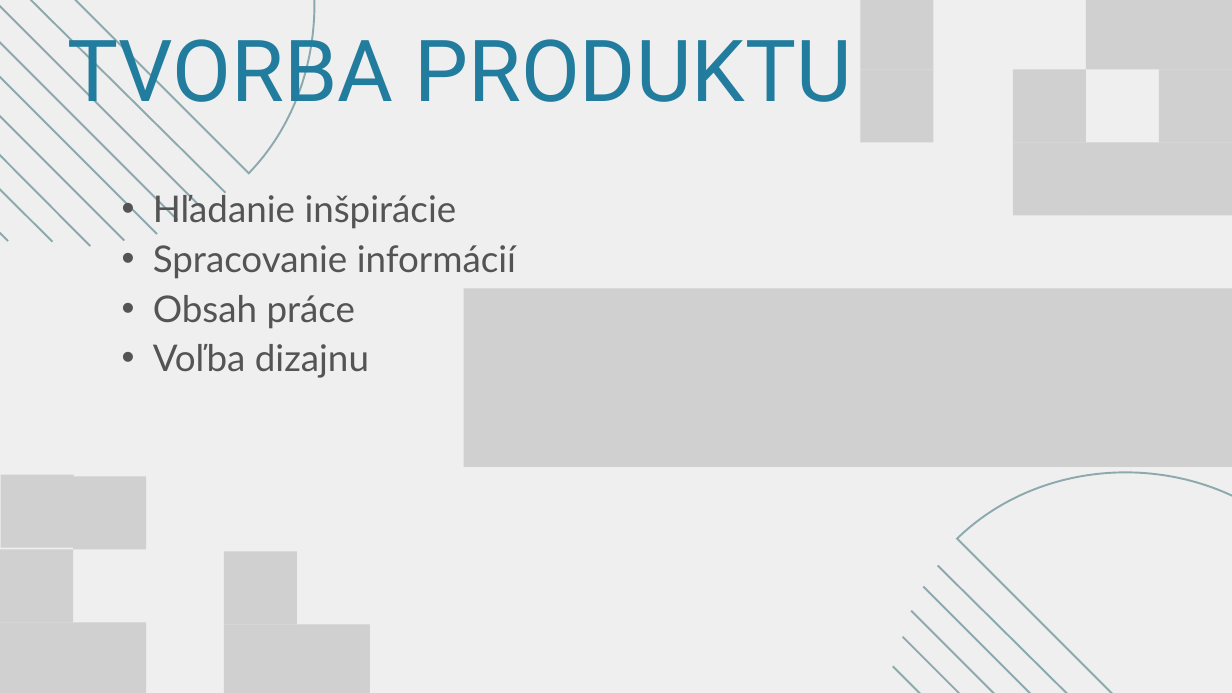
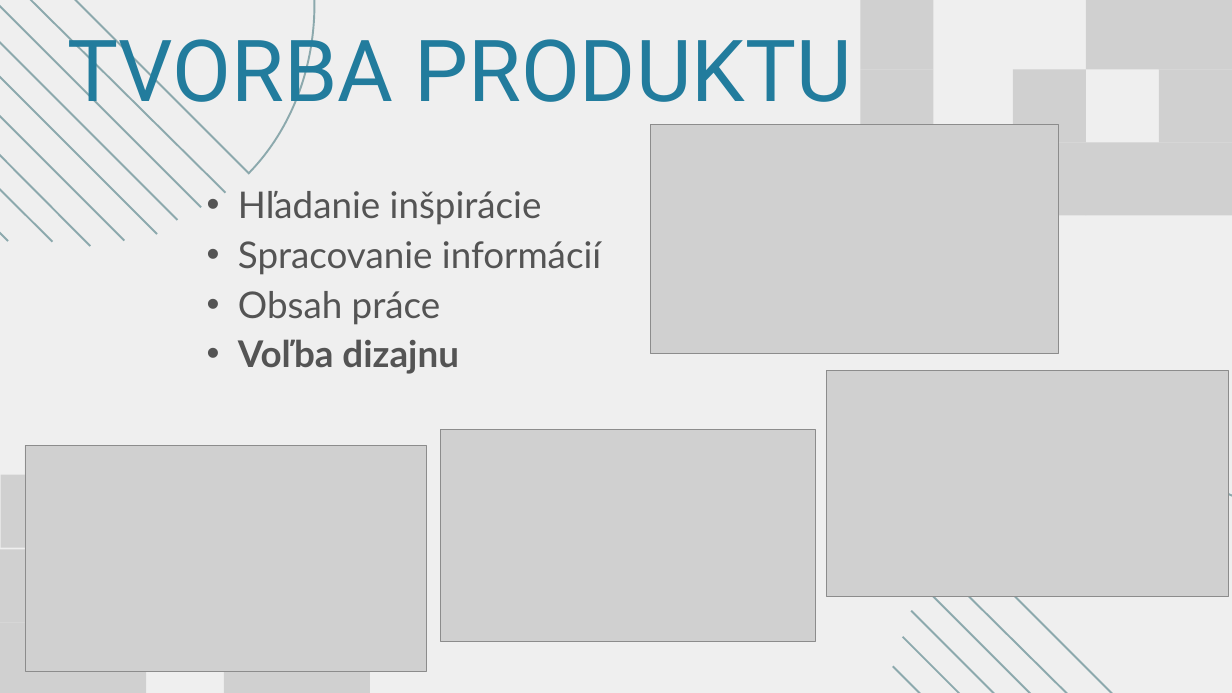
Before and after one commit to JaukoKakauko/Petrun_rocnikova, a slide deck: slide 8 of Prezentacia/Servery_obhajoba.pptx (slide 7 before the commit). Drawn at 1232x693 pixels with LibreOffice and Linux fonts; fonts in the diff are those of the drawing; grey boxes stand for pictures. Boxes give left, top, right and bottom in pixels: in the first picture for what was removed or moved away, otherwise in the second. Text is boxed around its words. In the diff, an @@ line names an element or a change of style, - is before the commit and + after.

```diff
--- a/Prezentacia/Servery_obhajoba.pptx
+++ b/Prezentacia/Servery_obhajoba.pptx
@@ picture added at bbox=[650, 124, 1058, 354] @@
@@ text "Hľadanie inšpirácie": place and size @@
-text "Hľadanie inšpirácie" at bbox=[153, 191, 516, 378]
+text "Hľadanie inšpirácie" at bbox=[238, 191, 601, 374]
@@ picture removed at bbox=[463, 288, 1232, 467] @@
@@ text at bbox=[238, 339, 459, 374]: bold on in "Voľba dizajnu" @@
@@ picture added at bbox=[826, 371, 1229, 597] @@
@@ picture added at bbox=[25, 445, 426, 671] @@
@@ picture added at bbox=[440, 430, 815, 641] @@
@@ picture removed at bbox=[73, 476, 147, 549] @@
@@ picture removed at bbox=[224, 551, 297, 625] @@
```
Also in this commit, not shown: 4 other slides changed, 1 slide added, 1 slide removed.
